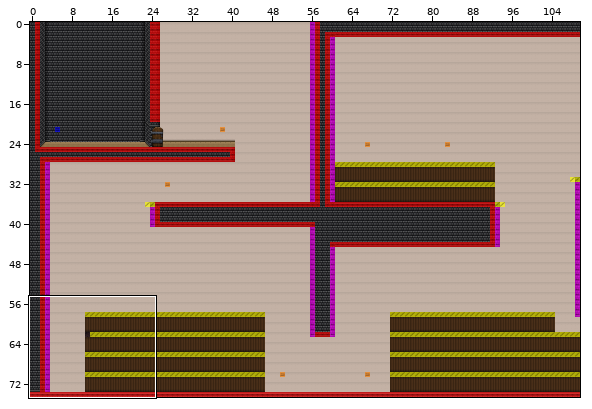
Level history. Tiled map: res/maps/level4.tmx. Above: a wide view before the commit, with the close-up outlined.
Close-up. As it was:
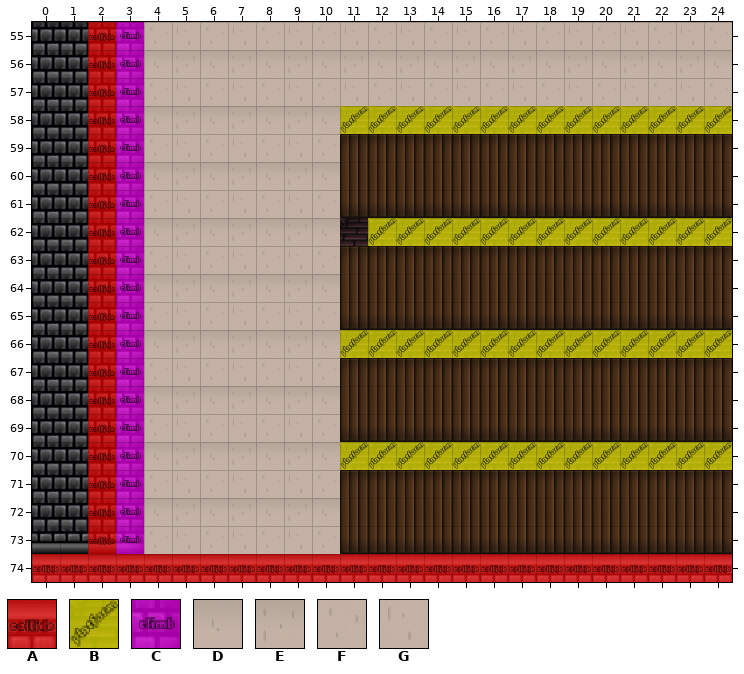
Cells are 64x64 px. Shown: x 0..24, y 55..74. The commit also changed other parts of the map, which this record leaves out.
Key: from "Meta Tileset": A 3 "collision", B 4 "jump_through", C 7 "climb"; from "wall_library": D 1, E 2, F 4, G 5.
_ is an empty cell, # one hidden under a higher layer.
Layers that did not change in this view are not listed.
Layer "Tile Layer 5" before, first column x 0:
55 ####FGFGFGFGFGFGFGFGFGFGF
56 ####DEDEDEDEDEDEDEDEDEDED
57 ####FGFGFGFGFGFGFGFGFGFGF
58 ####DEDEDED##############
59 ####FGFGFGF##############
60 ####DEDEDED##############
61 ####FGFGFGF##############
62 ####DEDEDED##############
63 ####FGFGFGF##############
64 ####DEDEDED##############
65 ####FGFGFGF##############
66 ####DEDEDED##############
67 ####FGFGFGF##############
68 ####DEDEDED##############
69 ####FGFGFGF##############
70 ####DEDEDED##############
71 ####FGFGFGF##############
72 ####DEDEDED##############
73 FGF#FGFGFGF##############
74 #########################
Layer "Collision" before, first column x 0:
55 __AC_____________________
56 __AC_____________________
57 __AC_____________________
58 __AC_______BBBBBBBBBBBBBB
59 __AC_____________________
60 __AC_____________________
61 __AC_____________________
62 __AC________BBBBBBBBBBBBB
63 __AC_____________________
64 __AC_____________________
65 __AC_____________________
66 __AC_______BBBBBBBBBBBBBB
67 __AC_____________________
68 __AC_____________________
69 __AC_____________________
70 __AC_______BBBBBBBBBBBBBB
71 __AC_____________________
72 __AC_____________________
73 __AC_____________________
74 AAAAAAAAAAAAAAAAAAAAAAAAA
The same view after the edit:
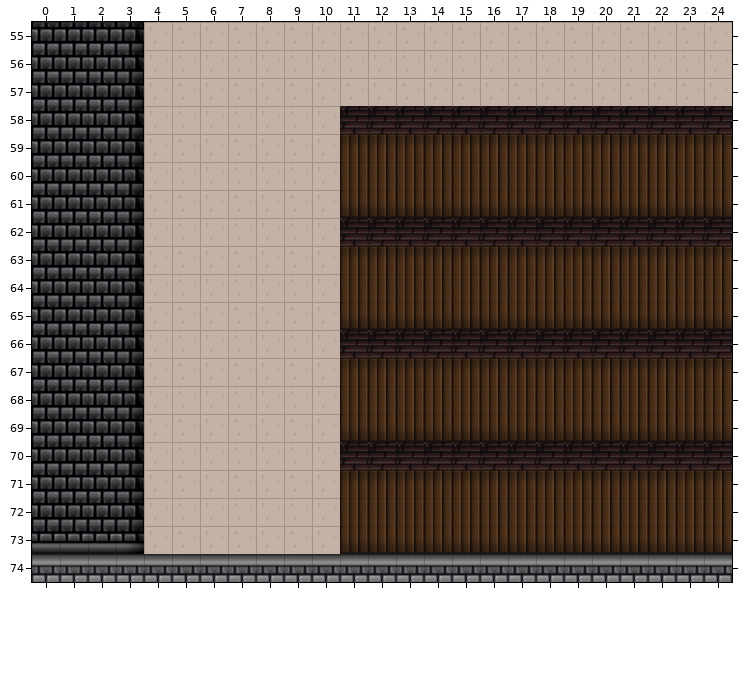
See-through tiles are keyed as they look on the map.
Changes in this commit:
Changed rows in their new state; . is an unchanged cell.
Layer "Tile Layer 5":
first column x 5:
55 F.F.F.F.F.F.F.F.F.F
56 F.F.F.F.F.F.F.F.F.F
57 F.F.F.F.F.F.F.F.F.F
58 F.F.F..............
59 F.F.F..............
60 F.F.F..............
61 F.F.F..............
62 F.F.F..............
63 F.F.F..............
64 F.F.F..............
65 F.F.F..............
66 F.F.F..............
67 F.F.F..............
68 F.F.F..............
69 F.F.F..............
70 F.F.F..............
71 F.F.F..............
72 F.F.F..............
73 F.F.F..............
Layer "Collision" (now hidden):
first column x 0:
55 ..__.....................
56 ..__.....................
57 ..__.....................
58 ..__.......______________
59 ..__.....................
60 ..__.....................
61 ..__.....................
62 ..__........_____________
63 ..__.....................
64 ..__.....................
65 ..__.....................
66 ..__.......______________
67 ..__.....................
68 ..__.....................
69 ..__.....................
70 ..__.......______________
71 ..__.....................
72 ..__.....................
73 ..__.....................
74 _________________________
Where, in picture pixels (left, top, right, bottom), the same in both close-ups:
changed: (32, 22, 732, 582)
